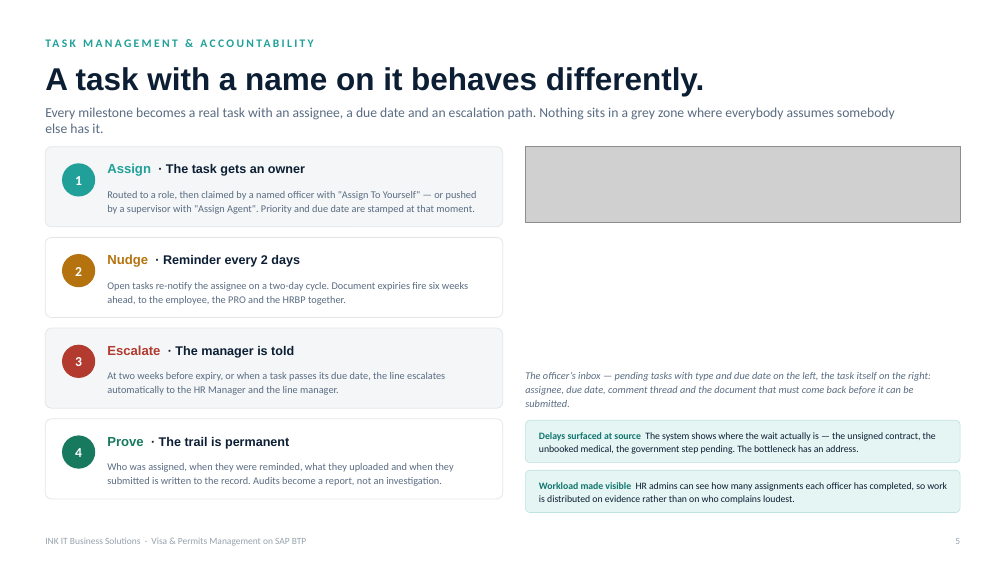
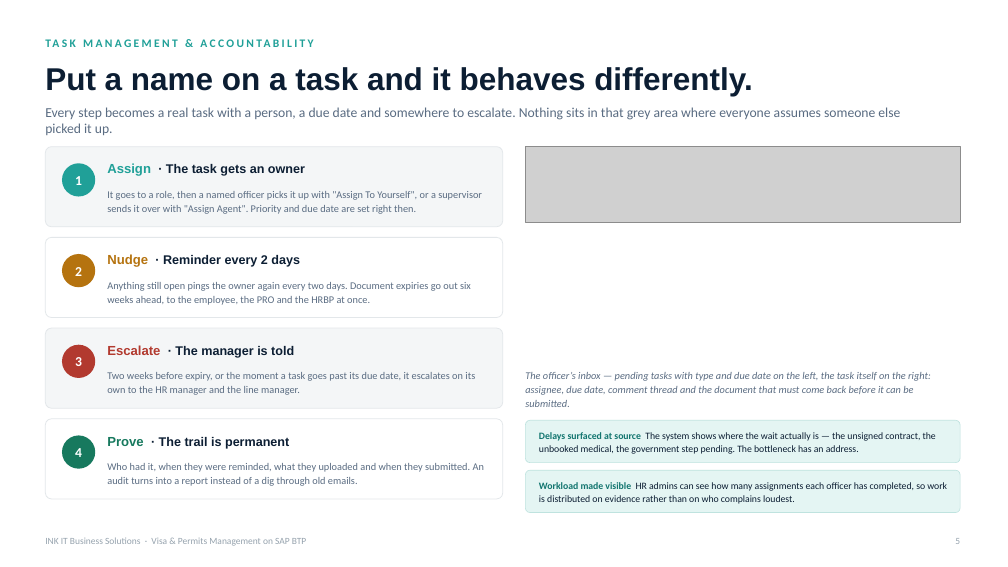
Before and after one commit to cranialblend5/VisaAndPermitsDemo, a slide deck: slide 5 of deck/INK_IT_Visa_and_Permits_GCC.pptx. Drawn at 1008x567 pixels with LibreOffice and Linux fonts; fonts in the diff are those of the drawing; grey boxes stand for pictures. Boxes give left, top, right and bottom in pixels: in the first picture for what was removed or moved away, otherwise in the second. Text is boxed around its words. In the diff, an @@ line names an element or a change of style, - is before the commit and + after.

```diff
--- a/deck/INK_IT_Visa_and_Permits_GCC.pptx
+++ b/deck/INK_IT_Visa_and_Permits_GCC.pptx
@@ text at [45,67,752,96]: text changed @@
-A task with a name on it behaves differently.
+Put a name on a task and it behaves differently.
@@ text at [45,107,900,135]: text changed @@
-Every milestone becomes a real task with an assignee, a due date and an escalation path. Nothing sits in a grey zone where everybody assumes somebody else has it.
+Every step becomes a real task with a person, a due date and somewhere to escalate. Nothing sits in that grey area where everyone assumes someone else picked it up.
@@ text at [107,191,482,214]: text changed @@
-Routed to a role, then claimed by a named officer with "Assign To Yourself" — or pushed by a supervisor with "Assign Agent". Priority and due date are stamped at that moment.
+It goes to a role, then a named officer picks it up with "Assign To Yourself", or a supervisor sends it over with "Assign Agent". Priority and due date are set right then.
@@ text at [107,282,471,305]: text changed @@
-Open tasks re-notify the assignee on a two-day cycle. Document expiries fire six weeks ahead, to the employee, the PRO and the HRBP together.
+Anything still open pings the owner again every two days. Document expiries go out six weeks ahead, to the employee, the PRO and the HRBP at once.
@@ text at [107,372,475,395]: text changed @@
-At two weeks before expiry, or when a task passes its due date, the line escalates automatically to the HR Manager and the line manager.
+Two weeks before expiry, or the moment a task goes past its due date, it escalates on its own to the HR manager and the line manager.
@@ text at [107,463,484,486]: text changed @@
-Who was assigned, when they were reminded, what they uploaded and when they submitted is written to the record. Audits become a report, not an investigation.
+Who had it, when they were reminded, what they uploaded and when they submitted. An audit turns into a report instead of a dig through old emails.
```
Also in this commit, not shown: 9 other slides changed, 16 other files.
